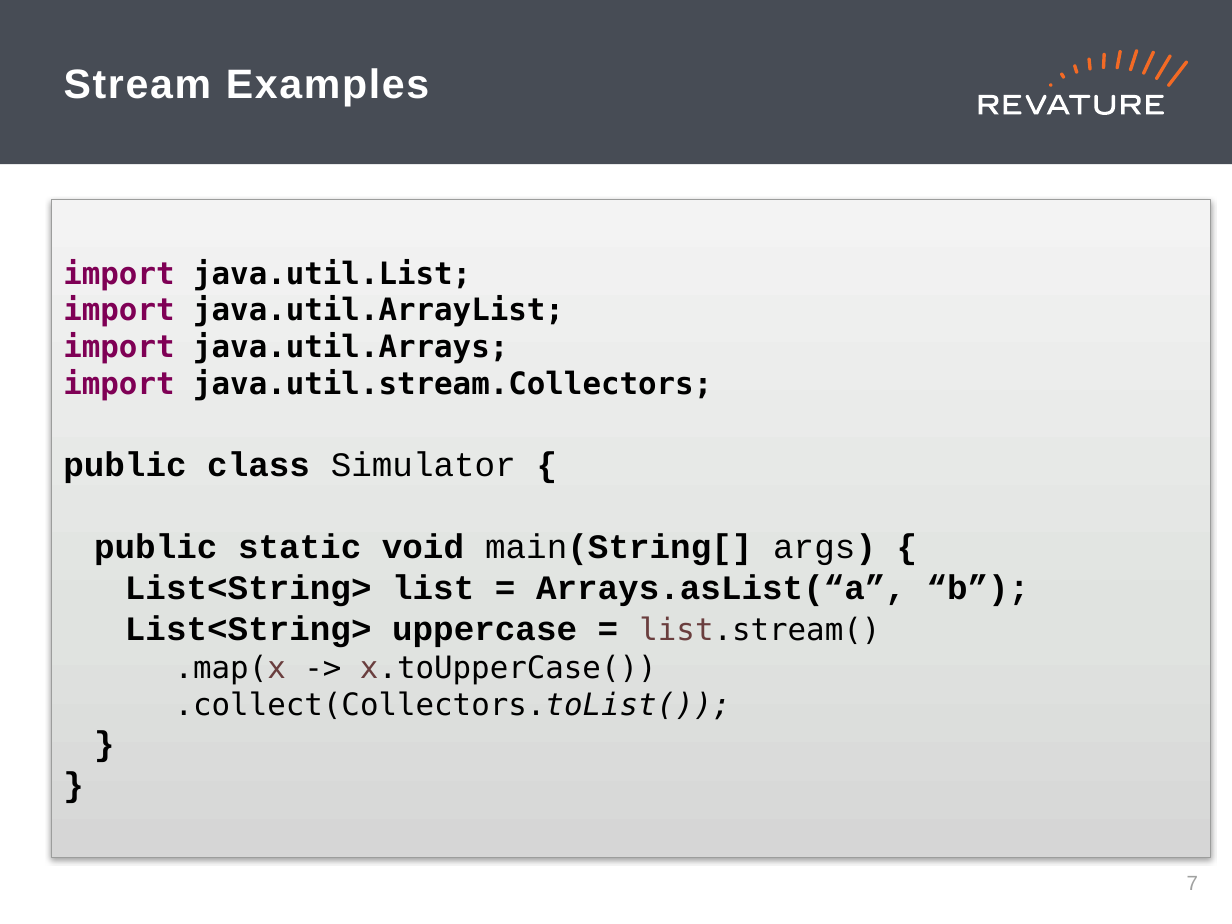
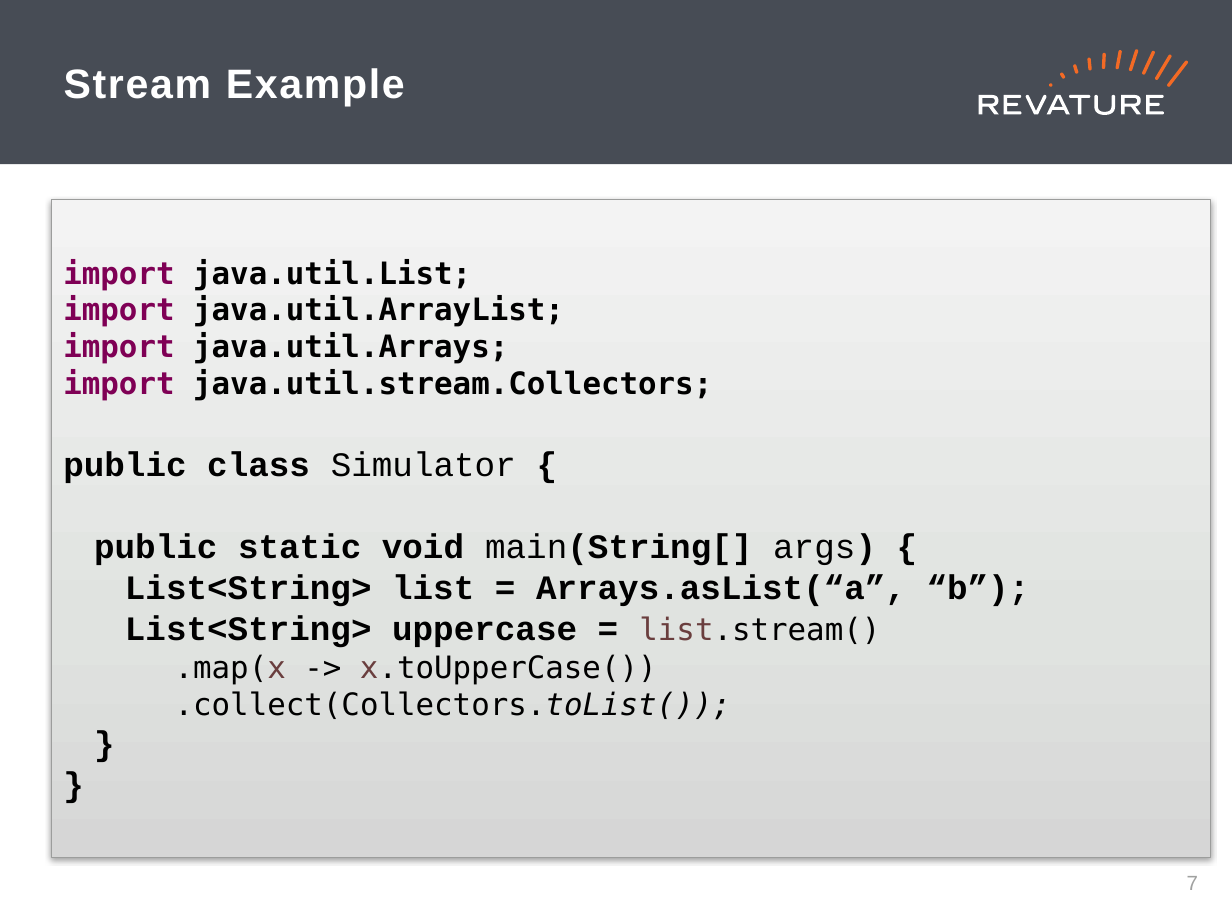
Before and after one commit to brynportella/RAP-210308, a slide deck: slide 8 of PPT/Day_30.pptx. Drawn at 1232x924 pixels with LibreOffice and Linux fonts; fonts in the diff are those of the drawing. Boxes give left, top, right and bottom in pixels: in the first picture for what was removed or moved away, otherwise in the second. Text is boxed around its words. In the diff, an @@ line names an element or a change of style, - is before the commit and + after.

```diff
--- a/PPT/Day_30.pptx
+++ b/PPT/Day_30.pptx
@@ title at bbox=[64, 68, 405, 106]: text changed @@
-Stream Examples
+Stream Example
```
Also in this commit, not shown: 17 other files.
